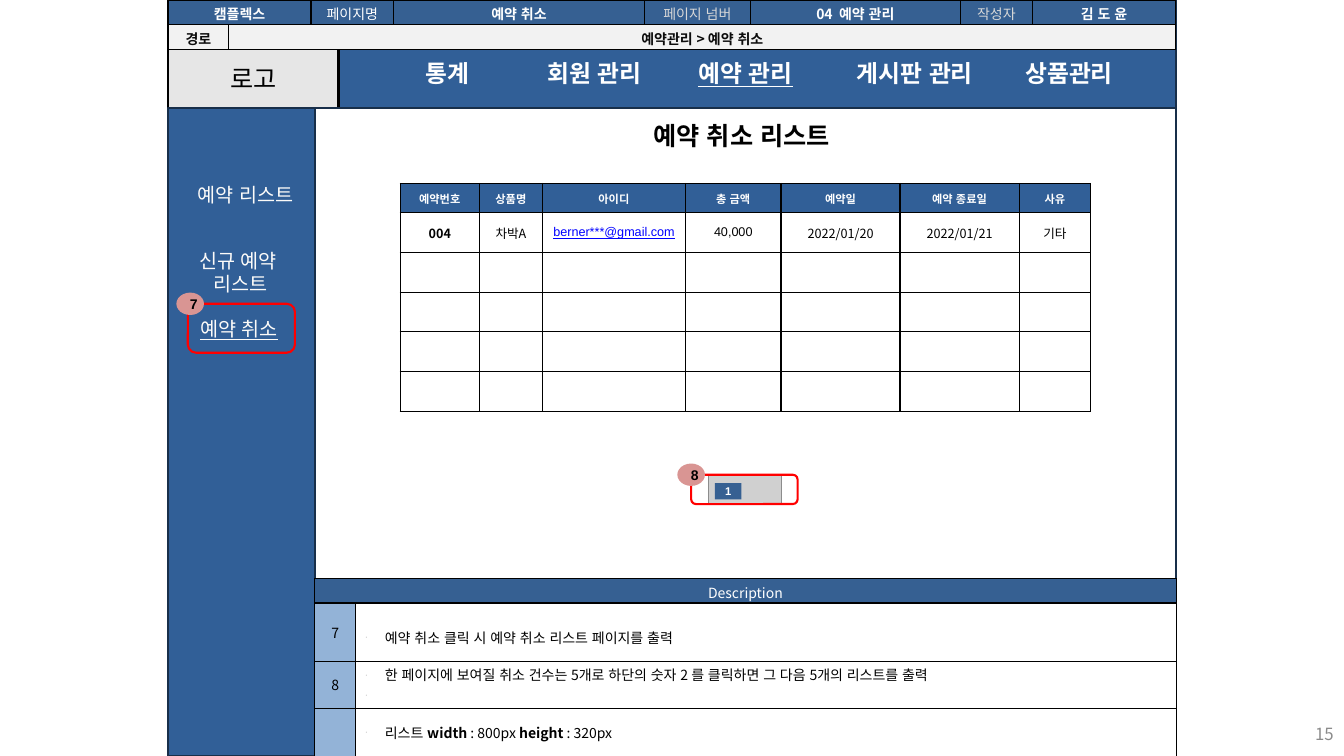
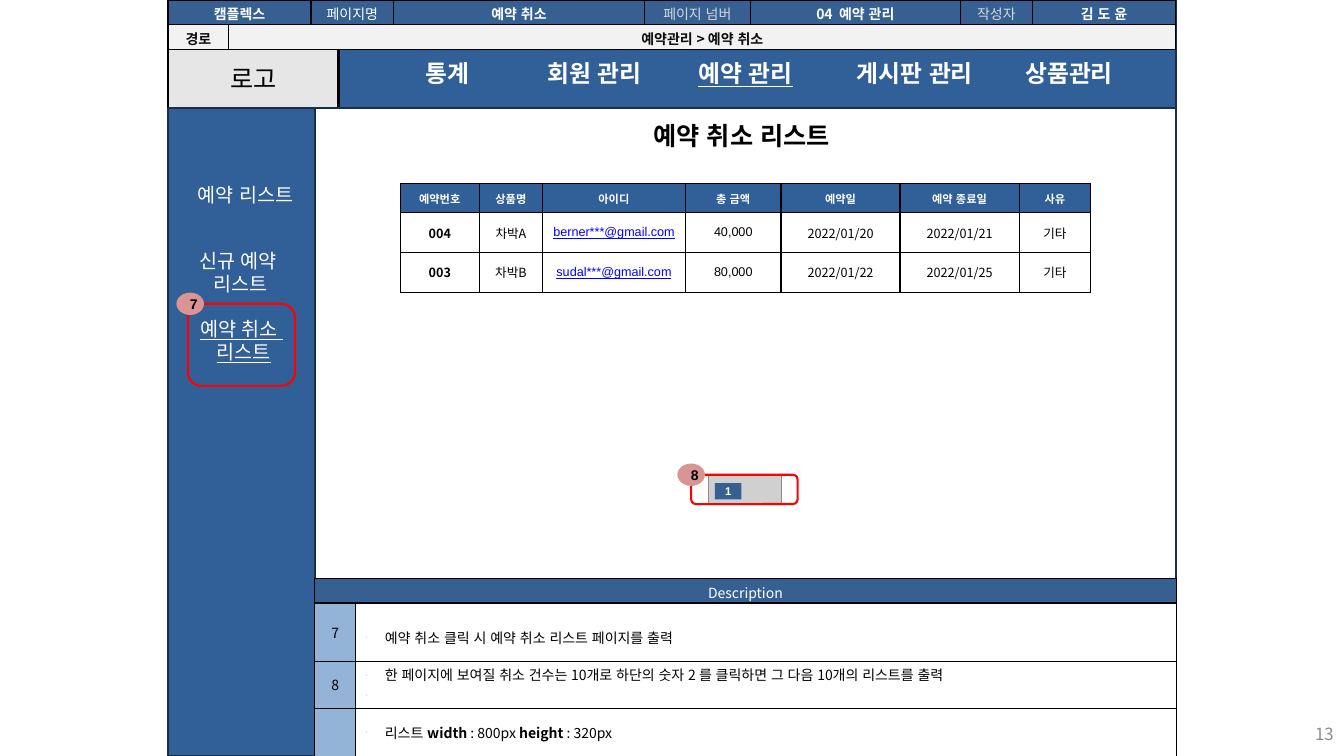
Before and after one commit to seoulsudal/CamFlexProject, a slide deck: slide 13 of 프로젝트 산출물/9. 스토리보드/캠플렉스 관리자_스토리보드.pptx (slide 15 before the commit). Drawn at 1344x756 pixels with LibreOffice and Linux fonts; fonts in the diff are those of the drawing; grey boxes stand for pictures. Boxes give left, top, right and bottom in pixels: in the first picture for what was removed or moved away, otherwise in the second. Text is boxed around its words. In the diff, an @@ line names an element or a change of style, - is before the commit and + after.

Commit message:
산출물 5~11까지 작성 완료, 체크리스트 작성중..

```diff
--- a/프로젝트 산출물/9. 스토리보드/캠플렉스 관리자_스토리보드.pptx
+++ b/프로젝트 산출물/9. 스토리보드/캠플렉스 관리자_스토리보드.pptx
@@ table at (400,184,1091,292) @@
-row 3:  |  |  |  |  |  | 
-row 4:  |  |  |  |  |  | 
-row 5:  |  |  |  |  |  | 
-row 6:  |  |  |  |  |  | 
+row 3: 003 | 차박B | sudal***@gmail.com | 80,000 | 2022/01/22 | 2022/01/25 | 기타
@@ rounded rectangle: place and size @@
-rounded rectangle at (188,303,294,353)
+rounded rectangle at (188,303,294,385)
@@ text at (217,339,271,363): paragraph added @@
+리스트
@@ table at (315,579,1177,756) @@
-row 3, column 2: 한 페이지에 보여질 취소 건수는 5개로 하단의 숫자 2 를 클릭하면 그 다음 5개의 리스트를 출력
+row 3, column 2: 한 페이지에 보여질 취소 건수는 10개로 하단의 숫자 2 를 클릭하면 그 다음 10개의 리스트를 출력
@@ page number at (1315,727,1334,740): text changed @@
-15
+13
```
Also in this commit, not shown: 9 other slides changed, 2 slides removed, 22 other files.
